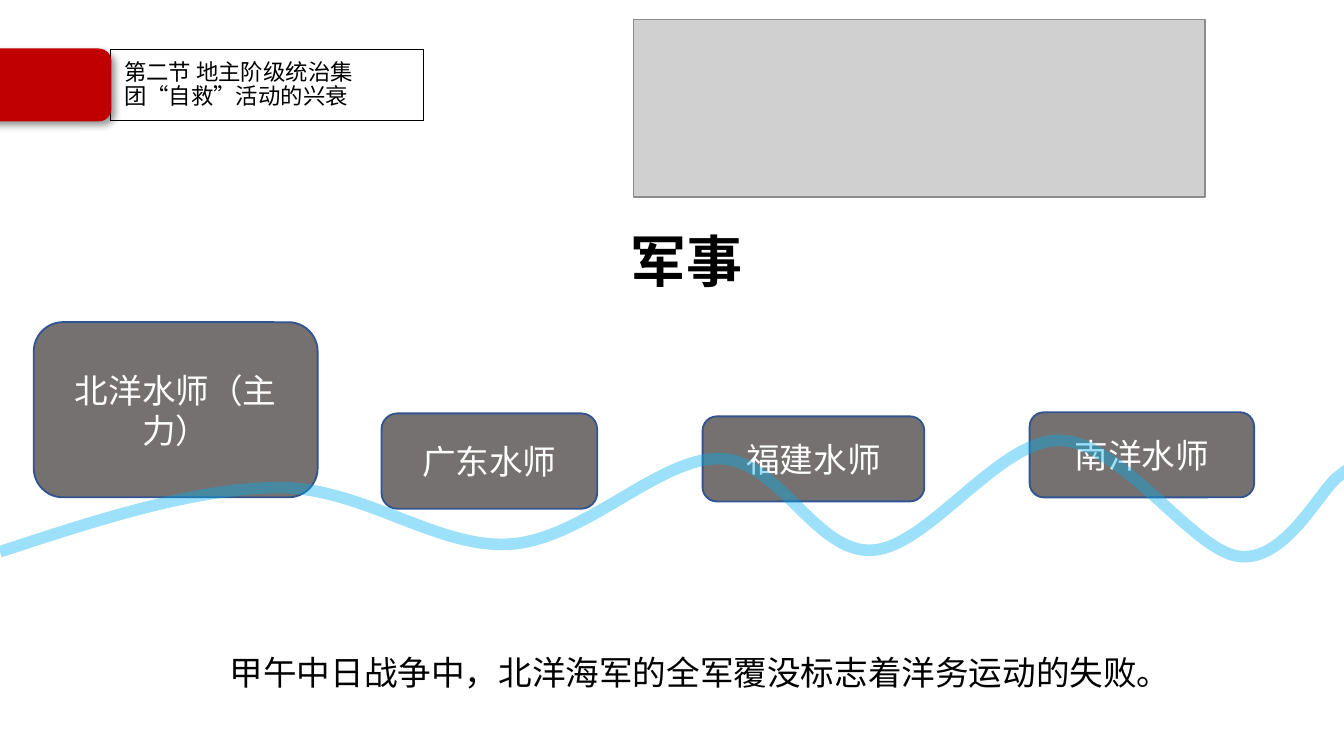
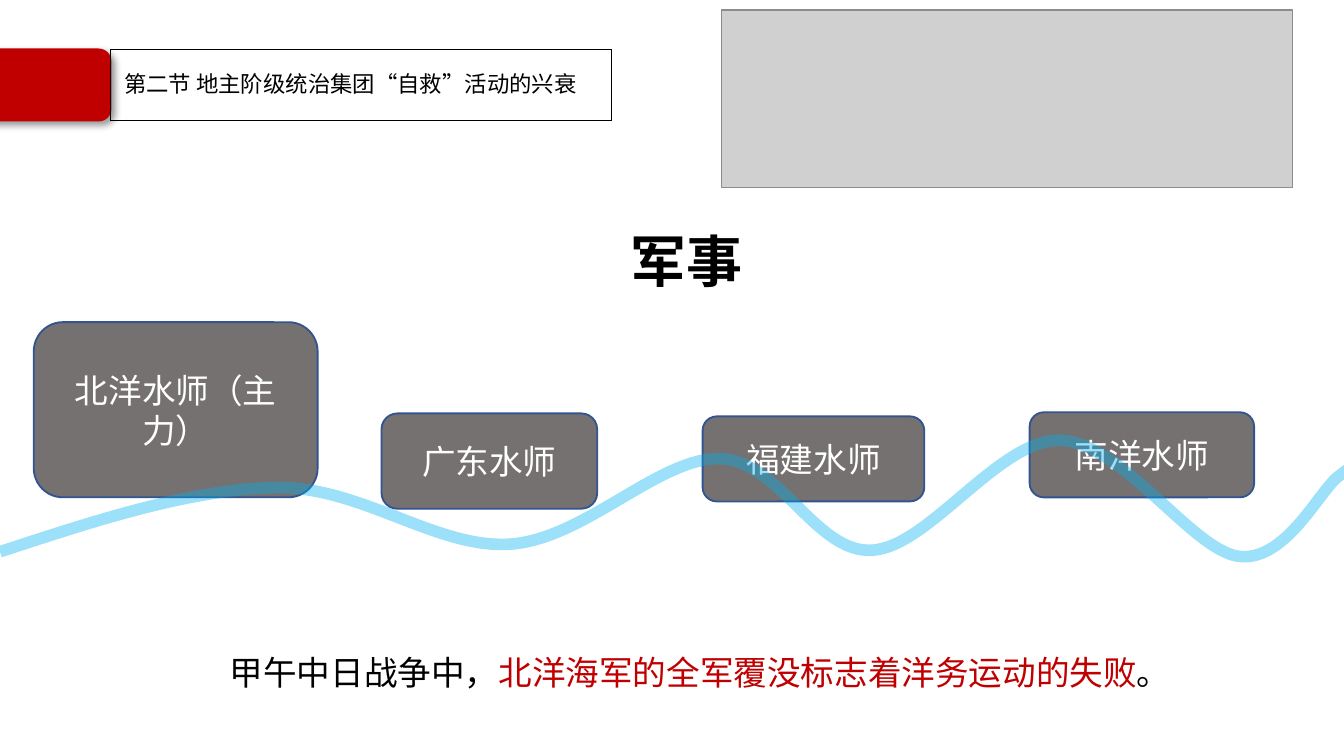
Before and after one commit to Call-me-zhy/tangtang, a slide deck: slide 49 of 5 中国近现代史纲要/课件/中国近现代史纲要精讲2.pptx. Drawn at 1344x756 pixels with LibreOffice and Linux fonts; fonts in the diff are those of the drawing; grey boxes stand for pictures; background and template pictures are left out. Boxes give left, top, right and bottom in pixels: in the first picture for what was removed or moved away, otherwise in the second. Text is boxed around its words. In the diff, an @@ line names an element or a change of style, - is before the commit and + after.

```diff
--- a/5 中国近现代史纲要/课件/中国近现代史纲要精讲2.pptx
+++ b/5 中国近现代史纲要/课件/中国近现代史纲要精讲2.pptx
@@ picture: place and size @@
-picture at [634, 19, 1206, 196]
+picture at [722, 9, 1293, 187]
@@ rectangle "第二节 地主阶级统治集团“自救”活动的兴衰": place and size @@
-rectangle "第二节 地主阶级统治集团“自救”活动的兴衰" at [110, 50, 423, 121]
+rectangle "第二节 地主阶级统治集团“自救”活动的兴衰" at [110, 50, 612, 121]
@@ rectangle "第二节 地主阶级统治集团“自救”活动的兴衰" at [110, 50, 612, 121]: title to rectangle @@
@@ text "甲午中日战争中，北洋海军的全军覆没标志着洋务运动的失败。" at [230, 656, 1171, 689]: text colour #000000 to #C00000 in "甲午中日战争中，北洋海军的全军覆没标志着洋务运动的失败。" @@
```
Also in this commit, not shown: 25 other slides changed, 1 slide added, 2 other files.
